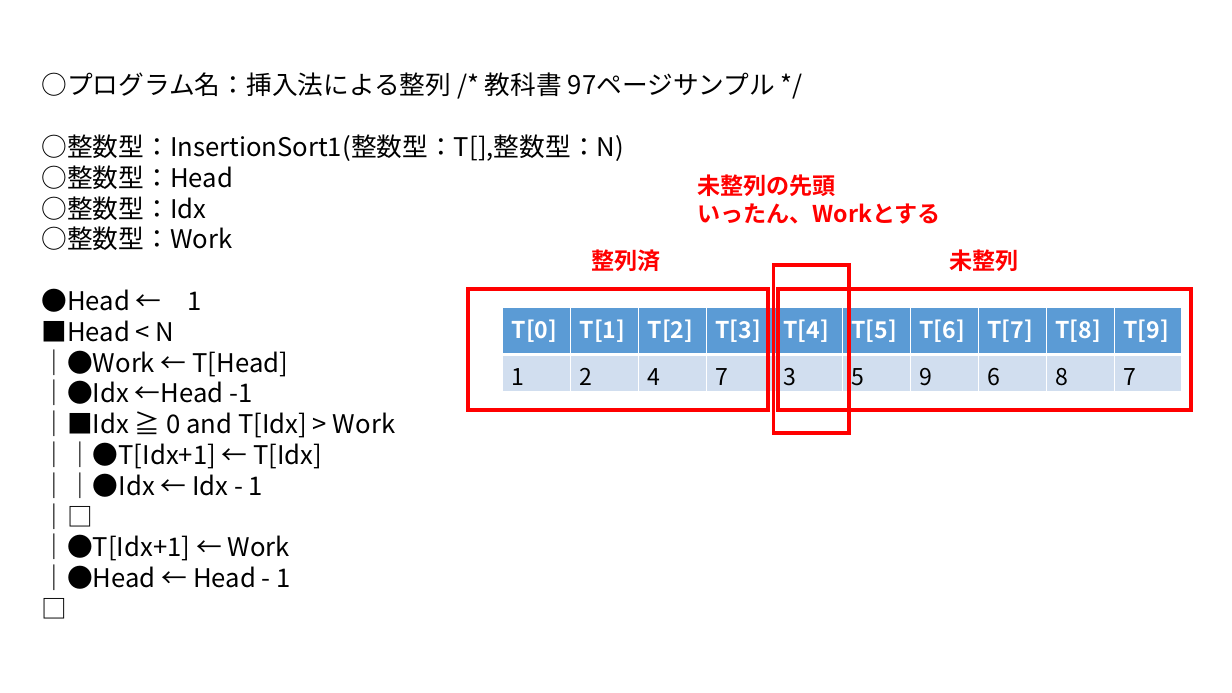
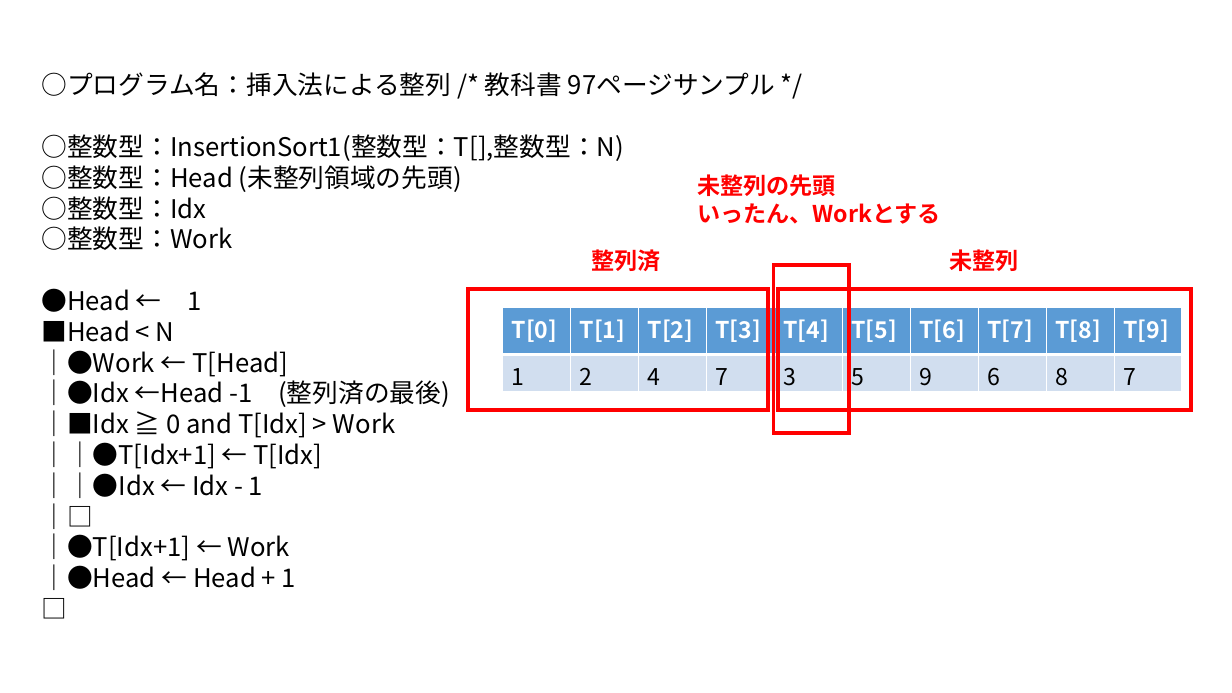
Before and after one commit to masakage/algorithm, a slide deck: slide 7 of docs/第12回挿入法による整列・再起処理.pptx (slide 4 before the commit). Drawn at 1232x693 pixels with LibreOffice and Linux fonts; fonts in the diff are those of the drawing. Boxes give left, top, right and bottom in pixels: in the first picture for what was removed or moved away, otherwise in the second. Text is boxed around its words. In the diff, an @@ line names an element or a change of style, - is before the commit and + after.

Commit message:
modified

```diff
--- a/docs/第12回挿入法による整列・再起処理.pptx
+++ b/docs/第12回挿入法による整列・再起処理.pptx
@@ text at <box>41,160,462,192</box>: text changed @@
-○整数型：Head
+○整数型：Head (未整列領域の先頭)
@@ text at <box>41,376,450,407</box>: text changed @@
-｜●Idx ←Head -1
+｜●Idx ←Head -1 (整列済の最後)
@@ text at <box>41,564,296,590</box>: text changed @@
-｜●Head ← Head - 1
+｜●Head ← Head + 1
```
Also in this commit, not shown: 1 other slide changed, 4 slides added.
